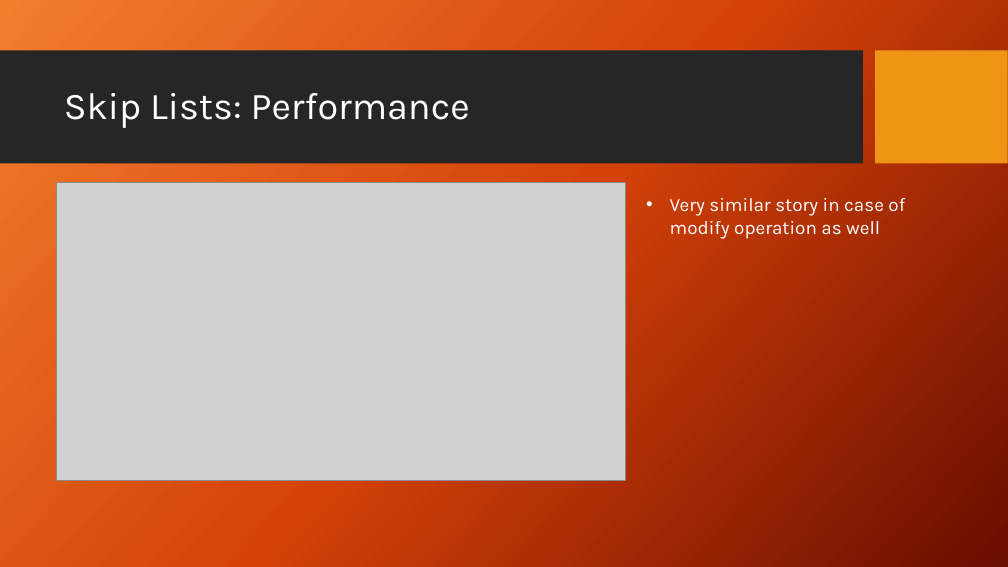
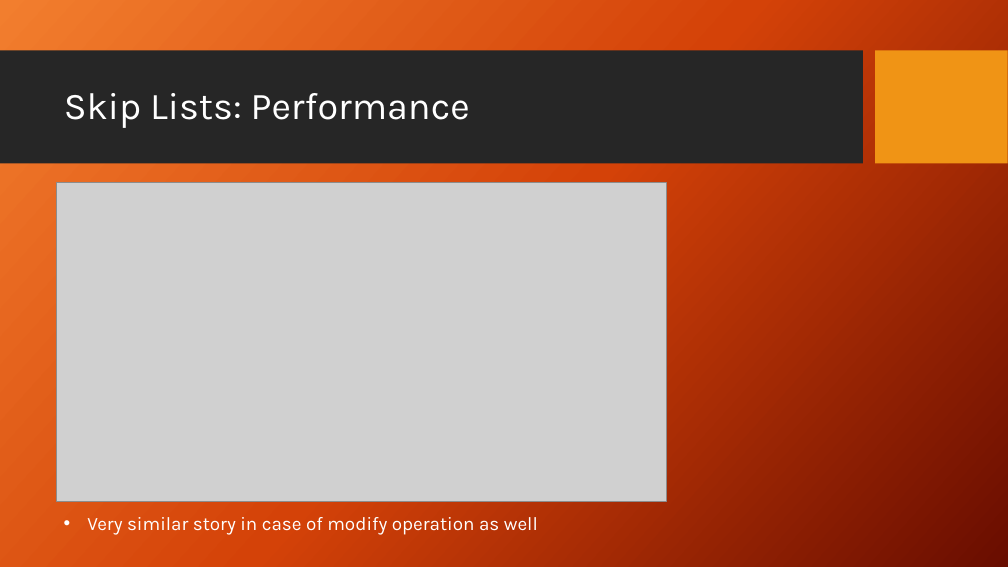
Before and after one commit to DroidX86/skip-stats, a slide deck: slide 39 of seminar.pptx (slide 38 before the commit). Drawn at 1008x567 pixels with LibreOffice and Linux fonts; fonts in the diff are those of the drawing; grey boxes stand for pictures; background and template pictures are left out. Boxes give left, top, right and bottom in pixels: in the first picture for what was removed or moved away, otherwise in the second. Text is boxed around its words. In the diff, an @@ line names an element or a change of style, - is before the commit and + after.

```diff
--- a/seminar.pptx
+++ b/seminar.pptx
@@ picture: place and size @@
-picture at (56,182,625,480)
+picture at (56,182,666,501)
@@ text "Very similar story in case ..." rewrapped from (670,198,905,239) to (87,517,538,535) @@
```
Also in this commit, not shown: 10 other slides changed, 2 slides added, 1 slide removed, 13 other files.
